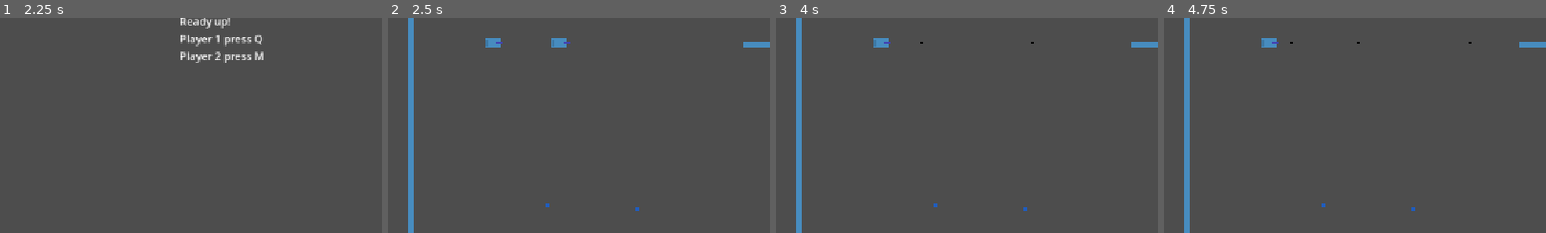
Above: before the commit, frames 1-4 (left to right).
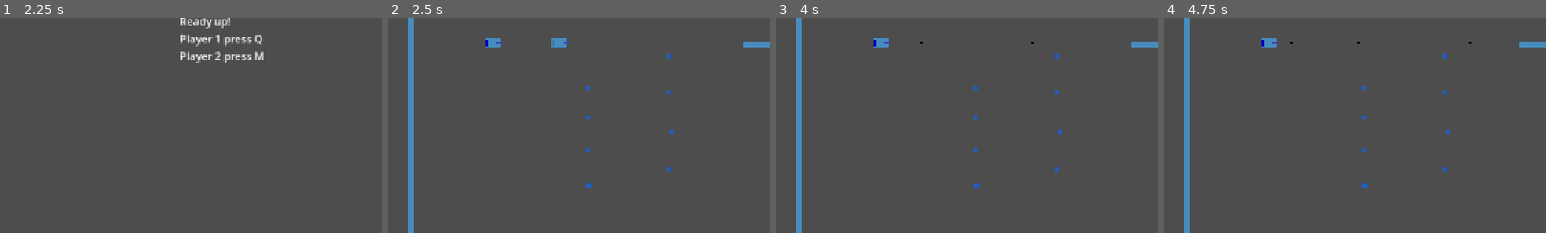
Above: after the commit, the same moments.

Repository: JoeyGiordano/TankTrouble2
Game: Godot game, scene res://game_container/game_container.tscn
The game is run twice, just before and just after one commit, with the same random seed, the same clock (stepped at 60 frames per second) and the same inputs. The engine's default icon, where the game draws it, is replaced by a stand-in: a white triangle on a blue panel in a dark square.
Inputs:
- Up to frame 1 (2.25 s): click "[CutSceneOver]" at 0.5 s; click "Play" at 1.25 s; tap Q (tank1_shoot) at 2 s; hold Q (tank1_shoot) from 2.03 s (still down)
- Up to frame 2 (2.5 s): keep holding Q (tank1_shoot); tap M (tank2_shoot) at 2.3 s
- Up to frame 3 (4 s): tap Space at 2.75 s; release Q (tank1_shoot) at 2.78 s; tap M (tank2_shoot) at 2.85, 3.8 s; tap Q (tank1_shoot) at 3.05 s; tap Enter at 3.5 s; hold Q (tank1_shoot) from 3.53 s (still down)
- Up to frame 4 (4.75 s): tap Space at 4.25 s; release Q (tank1_shoot) at 4.28 s; tap M (tank2_shoot) at 4.35 s; tap Q (tank1_shoot) at 4.55 s
The pictures show only the part of the screen within x 9-59%, y 31-81%; the shares and areas given below are measured in that part.

Frame 1 is identical in both runs. In frame 2, 0.2% of the frame differs, in the area x 25-75%, y 10-90%; in frame 3, 0.2%; in frame 4, 0.2%.

Commit message:
Working stats and items!!!!
That was fast. There was one major bug but I found and fixed it. Everything is hooked up so items can be picked up, the stats manager will keep the stats up to date based on what items you're holding, and the rigidbody reads the tank's stats to adjust its behavior. And each of those is its own system so nothing is too interconnected! I think I might do something to make stats a res tho tbd

Diff:
--- a/game/game_manager.gd
+++ b/game/game_manager.gd
@@ -21,6 +21,7 @@
 	GameContainer.GC.switch_to_scene("test_level_0")
 	create_players(2)
 	player(1).tank_rigidbody.global_position = Vector2(-100,0)
+	player(1).tank_rigidbody.get_loadout().get_child(0).get_child(1).modulate = Color.BLUE #change one tank color
 
 ## END OF ROUND/GAME LOGIC
 
--- a/game/item/item.gd
+++ b/game/item/item.gd
@@ -4,6 +4,9 @@
 @export var item_res : ItemResource
 
 @onready var hitbox : Area2D = $Hitbox
+
+var x :int = 0
+var t : Tank
 
 func _ready():
 	hitbox.area_entered.connect(on_area_entered)
@@ -14,7 +17,17 @@
 func on_area_entered(area : Area2D) :
 	if area.is_in_group("tank_hitbox") :
 		var tank : Tank = area.get_parent().tank_rigidbody.tank #all tank hitboxes must be direct children of a tank loadout
-		call_deferred("pickup", tank)
+		get_pickedup_by(tank)
 
-func pickup(tank : Tank) :
+func get_pickedup_by(tank : Tank) :
+	#need to use call_deferred because the tank can't reparent item during physics_process
+	#something else interesting I learned while debugging this code is that when reparent is called, the node exits and reenters the scene tree
+	#the engine considers reentering the scene tree as a way of entering into an area, so if you reparent an area that was already entered another area, on_area_entered will get called again
+	#it didn't end up being useful with what ended up here in what we ended up with but I thought I'd share the tip and possibly save you a few debugging hours if you ever encounter that problem
+	call_deferred("_get_pickedup_by", tank)
+
+func _get_pickedup_by(tank : Tank) :
+	hitbox.monitoring = false
+	hitbox.monitorable = false
+	hide()
 	tank.pickup_item(self)
--- a/game/tank/rigidbody/tank_rigidbody.gd
+++ b/game/tank/rigidbody/tank_rigidbody.gd
@@ -23,16 +23,16 @@
 	var move_input = tank.move_input
 	#forwards-backwards movement
 	if move_input.y > 0:
-		linear_velocity = move_input.y * forward_speed * transform.x
+		linear_velocity = move_input.y * tank.stats.forward_speed * transform.x
 	elif move_input.y < 0:
-		linear_velocity = move_input.y * backward_speed * transform.x
+		linear_velocity = move_input.y * tank.stats.backward_speed * transform.x
 	else :
 		#makes the linear velocity go to zero smoothly
 		linear_velocity = linear_velocity.move_toward(Vector2.ZERO,linear_stop_damp)
 
 	#rotation
 	if move_input.x :
-		angular_velocity = move_input.x * rotation_speed
+		angular_velocity = move_input.x * tank.stats.rotation_speed
 	else :
 		#makes the angular velocity go to zero smoothly
 		angular_velocity = move_toward(angular_velocity, 0, angular_stop_damp)
--- a/game/tank/stats/stats_handler.gd
+++ b/game/tank/stats/stats_handler.gd
@@ -4,8 +4,7 @@
 @onready var tank : Tank = get_parent()
 @onready var unconditional_stats : Stats = Stats.get_tank_base_stats_copy() #player base stats + unconditional stats from items (updated when a new item is picked up)
 
-
-func _process(delta):
+func _process(_delta):
 	handle_process_effects()
 
 func handle_process_effects() :
--- a/game/tank/tank.gd
+++ b/game/tank/tank.gd
@@ -16,7 +16,7 @@
 func _ready() :
 	ensure_input_map()
 
-func _process(_delta):
+func _process(_delta) :
 	DEBUG_PROCESS()
 	get_movement_input()
 	#shoot logic
@@ -25,11 +25,16 @@
 	if Input.is_action_just_released(get_input_tag("_shoot")) :
 		end_shoot() #for loadouts where the release of the shoot hey also has an effect
 
+	#if get_child_count() > 0 :
+	#	print(str(items.get_child_count()) + str(items.get_child(0).name))
+	#else : print("none")
+
 func _physics_process(_delta):
 	tank_rigidbody.move_and_rotate()
 
 func DEBUG_PROCESS() :
 	#place to put debug controls
+	#don't leave debug features in here when you merge (unless its something for everybody to use)
 	if Input.is_action_just_pressed("DEBUG_COMMAND") && id == 2: #for this if, you have to press 9 before debug command
 		if Input.is_key_pressed(KEY_9) :
 			change_loadout(TankLoadout.Type.EMPTY)
@@ -89,19 +94,16 @@
 func get_input_tag(action : String = "") -> String :
 	return "tank" + str(id) + action
 
-# STATS
-#### item and stats handling (everything else is implemented in the stats_handler)
+# Item
 
 func pickup_item(item : Item) :
 	item.reparent(items)
 	stats_handler.handle_pickup(item)
-	pass
 
 func drop_item(item : Item) :
 	#if destroy is false, you should be reparenting the item
 	stats_handler.handle_drop(item)
 	item.queue_free()
-	pass
 
 #MISC RESOURCE
 
--- a/levels/test_level_0.tscn
+++ b/levels/test_level_0.tscn
@@ -41,10 +41,38 @@
 
 [node name="Bullets" type="Node" parent="."]
 
-[node name="Item" parent="." instance=ExtResource("2_gtf01")]
-position = Vector2(-16, 244)
+[node name="Item1s" type="Node2D" parent="."]
+
+[node name="Item" parent="Item1s" instance=ExtResource("2_gtf01")]
+position = Vector2(44, 112)
 item_res = ExtResource("3_ao06l")
 
-[node name="Item2" parent="." instance=ExtResource("2_gtf01")]
-position = Vector2(118, 250)
+[node name="Item2" parent="Item1s" instance=ExtResource("2_gtf01")]
+position = Vector2(44, 161)
+item_res = ExtResource("3_ao06l")
+
+[node name="Item3" parent="Item1s" instance=ExtResource("2_gtf01")]
+position = Vector2(45, 216)
+item_res = ExtResource("3_ao06l")
+
+[node name="Item4" parent="Item1s" instance=ExtResource("2_gtf01")]
+position = Vector2(44, 68)
+item_res = ExtResource("3_ao06l")
+
+[node name="Item2s" type="Node2D" parent="."]
+
+[node name="Item2" parent="Item2s" instance=ExtResource("2_gtf01")]
+position = Vector2(166, 191)
 item_res = ExtResource("4_aw1bw")
+
+[node name="Item3" parent="Item2s" instance=ExtResource("2_gtf01")]
+position = Vector2(170, 135)
+item_res = ExtResource("4_aw1bw")
+
+[node name="Item4" parent="Item2s" instance=ExtResource("2_gtf01")]
+position = Vector2(166, 20)
+item_res = ExtResource("4_aw1bw")
+
+[node name="Item5" parent="Item2s" instance=ExtResource("2_gtf01")]
+position = Vector2(166, 74)
+item_res = ExtResource("4_aw1bw")
